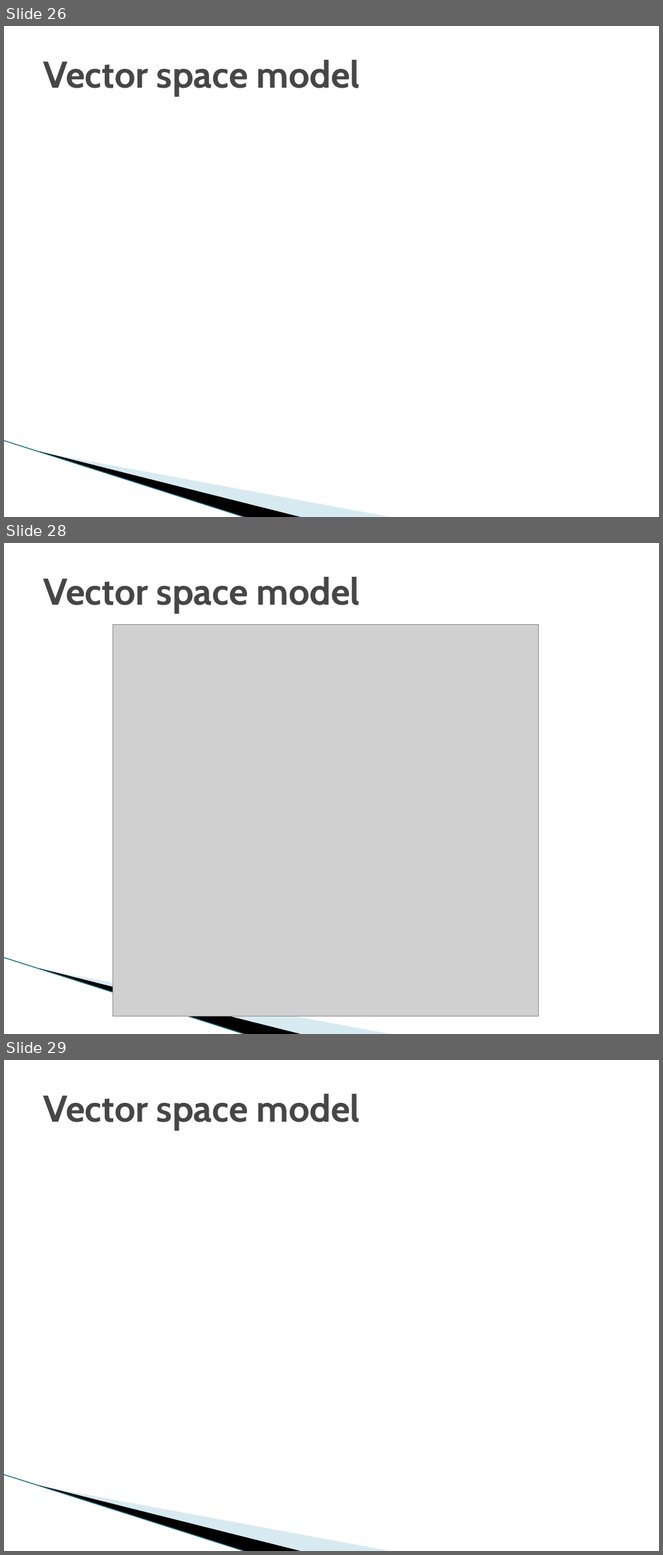
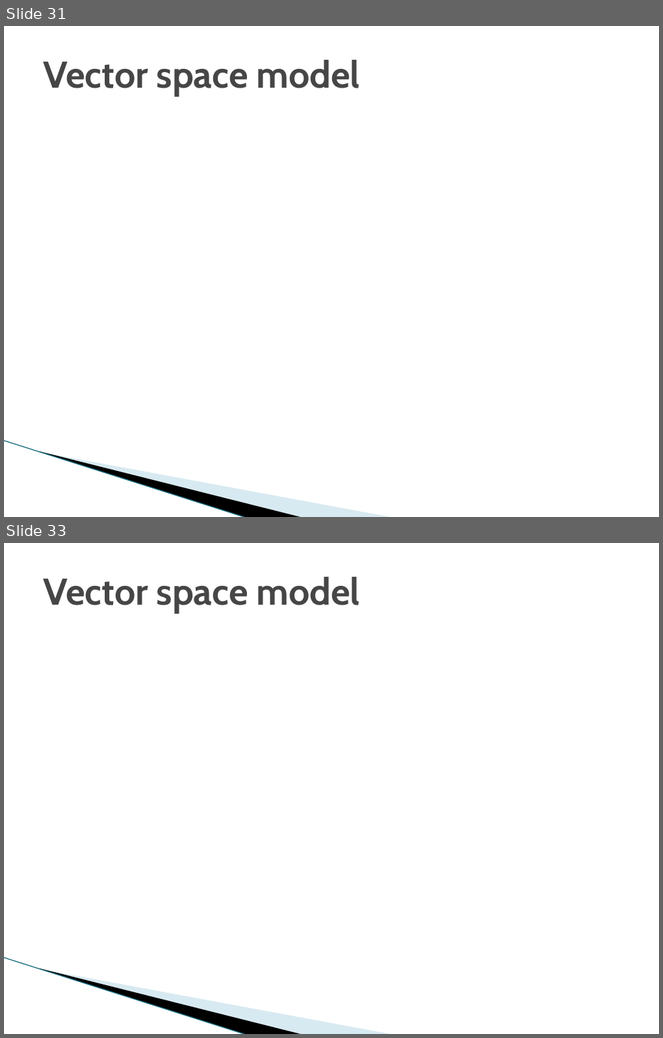
Before and after one commit to DU-ComputerVisionLab/Natural_Langauge_Processing, a slide deck: NLP_in_general.pptx. Shown one above the other, each under a label of ours: slides 26, 28 and 29 before the commit, slides 31 and 33 after it; the slides between them are not shown. The pictures are 663x1555 and 663x1038 pixels, drawn with LibreOffice and Linux fonts; fonts in the diff are those of the drawing; grey boxes stand for pictures; background and template pictures are left out. Boxes give left, top, right and bottom in pixels: in the first picture for what was removed or moved away, otherwise in the second. Text is boxed around its words. In the diff, an @@ line names an element or a change of style, - is before the commit and + after.

Commit message:
updated presentation with big picture overview

```diff
--- a/NLP_in_general.pptx
+++ b/NLP_in_general.pptx
@@ slide 28 removed at <box>4,543,659,1034</box>, background #FFFFFF; not listed: 3 template elements that a slide beside it also shows @@
@@ title removed at <box>43,577,360,614</box> @@
-Vector space model
@@ picture removed at <box>113,625,540,1016</box> @@
@@ what was slide 26 is now slide 31 @@
@@ what was slide 29 is now slide 33 @@
```
Also in this commit, not shown: 9 slides changed, 6 slides added, 3 other slides removed.
